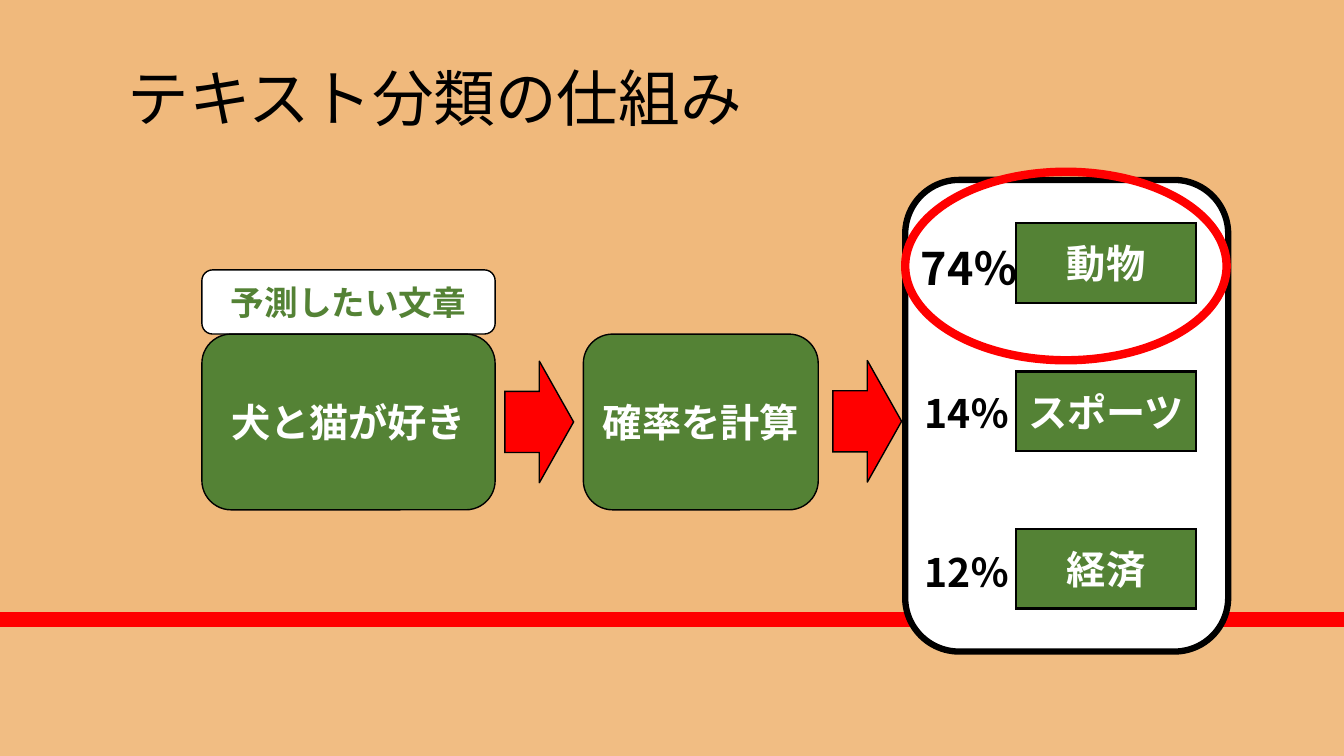
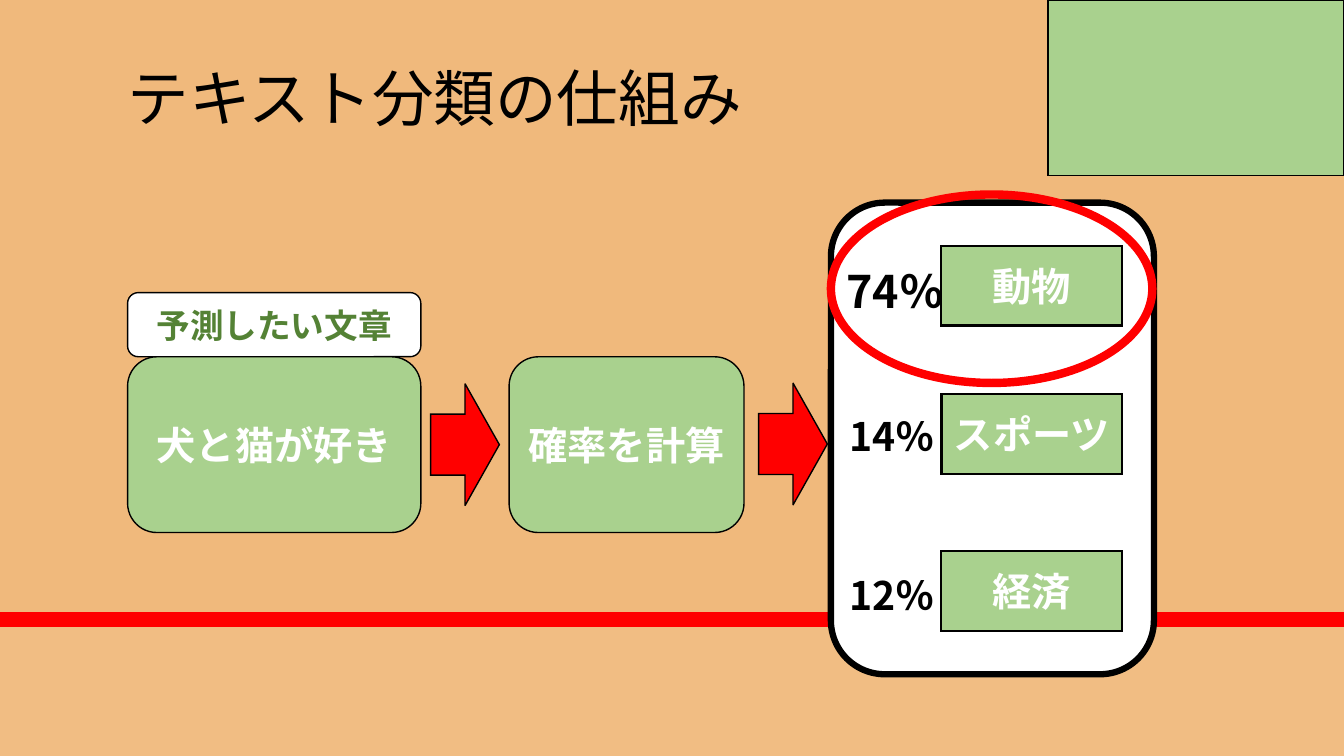
Before and after one commit to RikiishiSuzunosuke/AIspeaker_yosie, a slide deck: slide 9 of presentation/AIスピーカー開発_3_山田.pptx. Drawn at 1344x756 pixels with LibreOffice and Linux fonts; fonts in the diff are those of the drawing. Boxes give left, top, right and bottom in pixels: in the first picture for what was removed or moved away, otherwise in the second. Text is boxed around its words. In the diff, an @@ line names an element or a change of style, - is before the commit and + after.

```diff
--- a/presentation/AIスピーカー開発_3_山田.pptx
+++ b/presentation/AIスピーカー開発_3_山田.pptx
@@ rectangle added at (1049, 0, 1344, 175), fill #A9D18E, outline #000000 1 pt @@
@@ 3 rounded rectangles, 3 texts, 3 rectangles, 2 right arrows, 1 ellipse: place and size @@
-3 rounded rectangles, 3 texts, 3 rectangles, 2 right arrows, 1 ellipse at (202, 171, 1228, 652)
+3 rounded rectangles, 3 texts, 3 rectangles, 2 right arrows, 1 ellipse at (128, 195, 1153, 675)
@@ rounded rectangle "予測したい文章": place and size @@
-rounded rectangle "予測したい文章" at (202, 270, 495, 335)
+rounded rectangle "予測したい文章" at (128, 292, 421, 357)
@@ fill #548235 to #A9D18E in 5 elements at (128, 357, 421, 532), (509, 357, 744, 532), (942, 246, 1122, 326), (942, 552, 1122, 631), (942, 394, 1122, 474) @@
```
Also in this commit, not shown: 4 other slides changed, 1 slide added, 1 slide removed, 1 other file.
